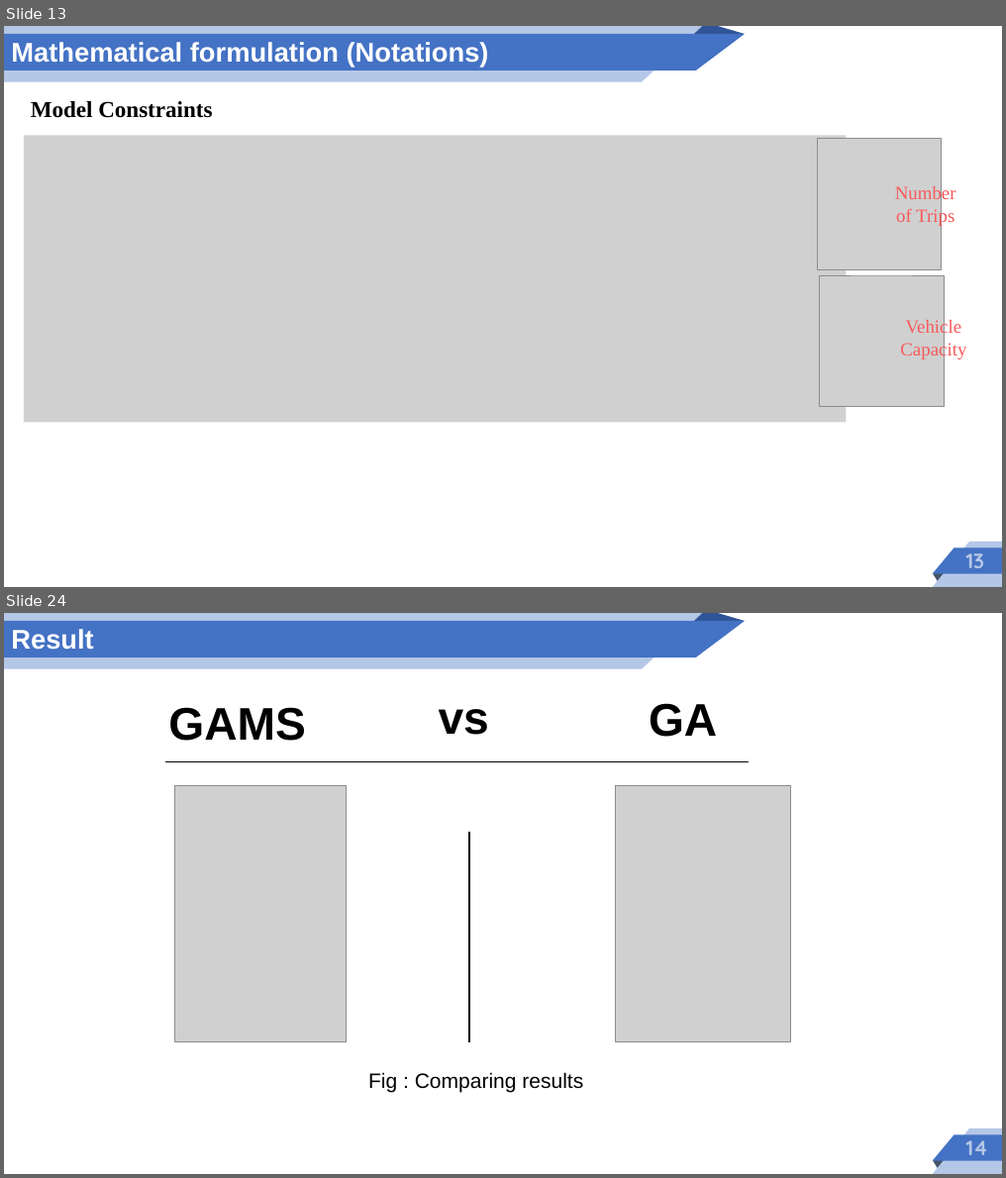
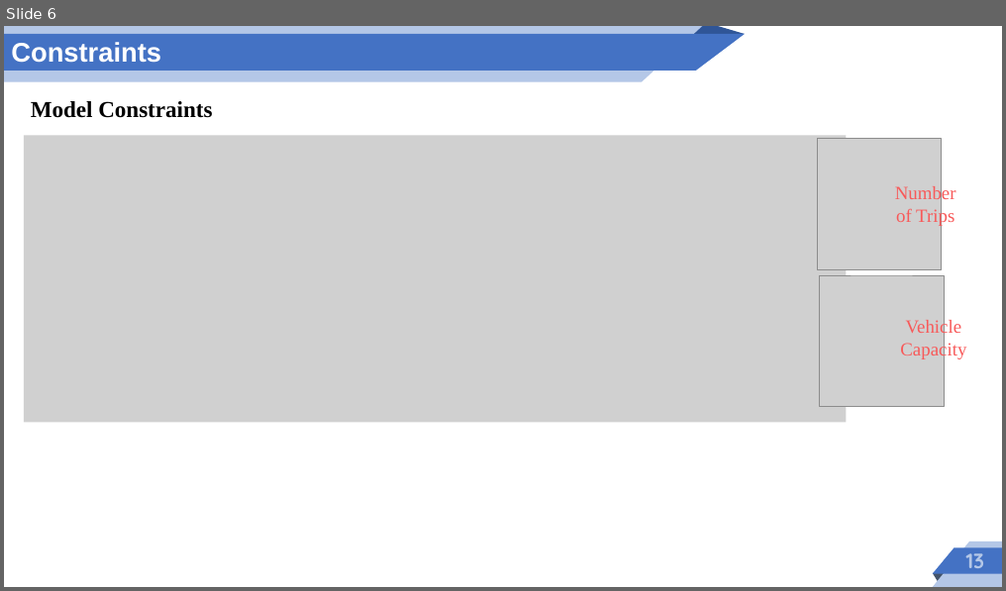
Before and after one commit to tawfiqh58/multiperiod-wood-sc-model, a slide deck: slide.pptx. Shown one above the other, each under a label of ours: slides 13 and 24 before the commit, slide 6 after it; the slides between them are not shown. The pictures are 1006x1178 and 1006x591 pixels, drawn with LibreOffice and Linux fonts; fonts in the diff are those of the drawing; grey boxes stand for pictures. Boxes give left, top, right and bottom in pixels: in the first picture for what was removed or moved away, otherwise in the second. Text is boxed around its words. In the diff, an @@ line names an element or a change of style, - is before the commit and + after.

```diff
--- a/slide.pptx
+++ b/slide.pptx
@@ slide 24 removed at (4, 613, 1002, 1174), background #FFFFFF @@
@@ text removed at (11, 629, 93, 650) @@
-Result
@@ line removed from (165, 761) to (748, 761) @@
@@ picture removed at (174, 786, 347, 1043) @@
@@ picture removed at (616, 786, 790, 1043) @@
@@ line removed from (469, 832) to (469, 1043) @@
@@ group removed at (168, 703, 717, 1093): 4 texts @@
-GAMS
-GA
-vs
-Fig : Comparing results
@@ group removed at (4, 613, 1002, 1174): 2 triangles, 2 freeform shapes, 2 parallelograms, 1 text @@
-14
@@ what was slide 13 is now slide 6 @@
@@ slide 6 changed as well @@
@@ text removed at (11, 42, 489, 67) @@
-Mathematical formulation (Notations)
@@ text added at (11, 42, 161, 63), 26 pt, text #FFFFFF, bold @@
+Constraints
```
Also in this commit, not shown: 3 other slides changed, 3 slides added, 20 other slides removed, 17 other files.
